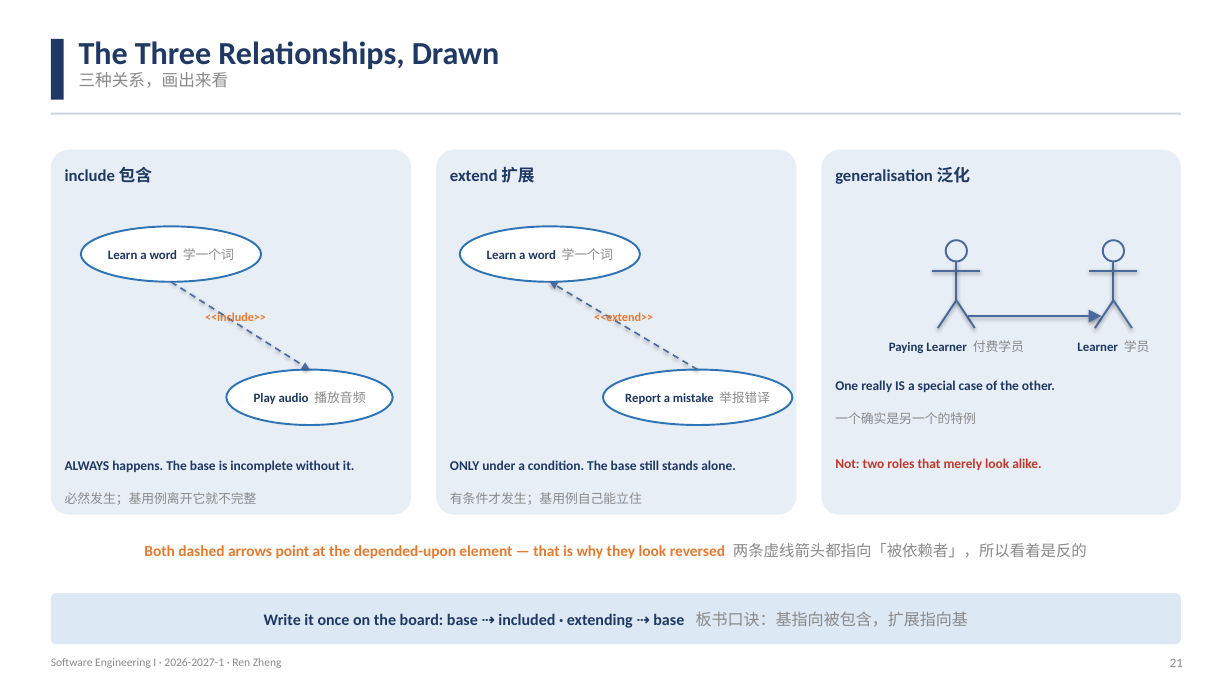
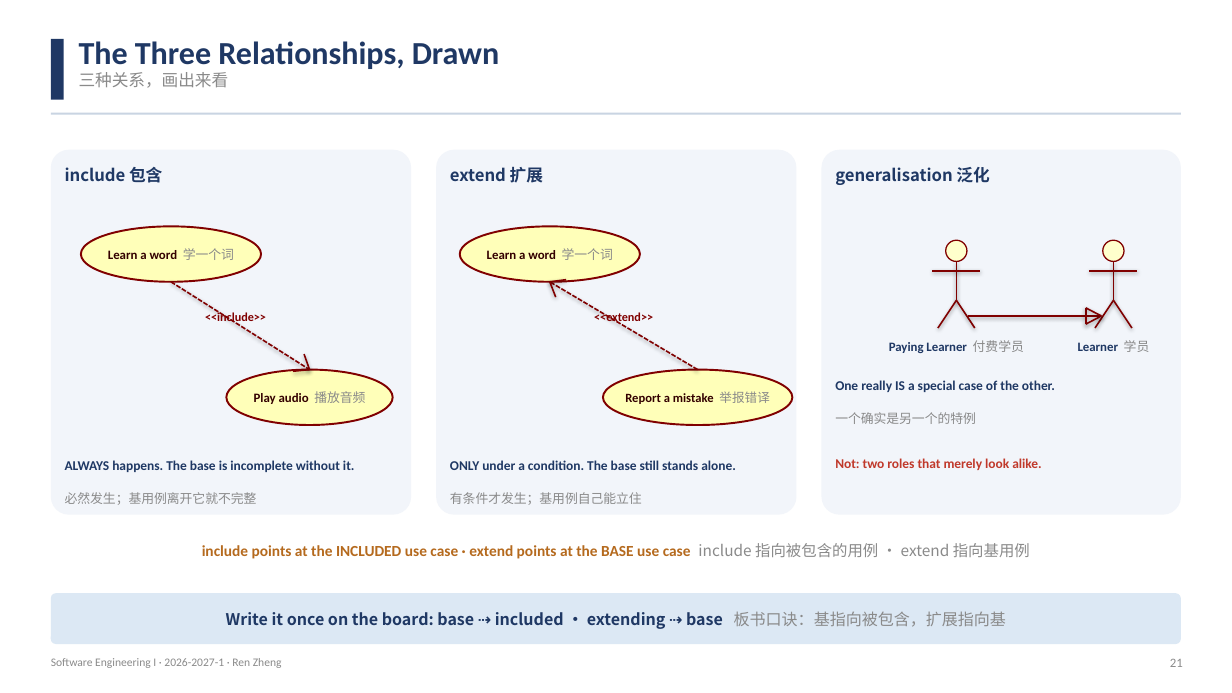
Before and after one commit to klausren/software-engineering-course, a slide deck: slide 21 of 01-slides/W07-Requirements-Modeling-Use-Case.pptx. Drawn at 1232x693 pixels with LibreOffice and Linux fonts; fonts in the diff are those of the drawing. Boxes give left, top, right and bottom in pixels: in the first picture for what was removed or moved away, otherwise in the second. Text is boxed around its words. In the diff, an @@ line names an element or a change of style, - is before the commit and + after.

Commit message:
fix: redraw the UML diagrams to proper UML notation
The first pass drew recognisable shapes but got the notation wrong, and a
student would have learned the wrong conventions from it. Compared against
the Chinese lecture decks (需求技术（1）/（2）) and the UML spec, five
things were wrong:

1. include/extend used a FILLED triangle arrowhead. UML dependencies use
   an OPEN arrowhead -- now drawn as a real V from two short segments.
2. Generalisation used a filled triangle. It must be a HOLLOW triangle.
   It is now drawn from three line segments, so the tip lands exactly on
   the target instead of drifting (rotating a preset shape rotates about
   its centre, not its tip).
3. Use cases were white with a blue outline. The classic rendering -- and
   the one in the Chinese decks -- is a lemon-yellow fill (#FFFFB9) with
   a dark-red outline (#800000), sampled from the actual pixels. Actors
   get a solid cream head rather than an empty circle.
4. The include arrow pointed the wrong way in the reference model. UML:
   include points from the BASE to the INCLUDED use case; extend points
   from the extending use case to the BASE. The slide text said "both
   arrows point at the depended-upon element", which is too vague to
   learn from -- it now names which end each one points at.
5. Every shape carried a theme drop shadow. `shadow.inherit = False`
   only writes an empty <a:effectLst/>, which LibreOffice does not
   honour; the <p:style> block with its effectRef has to be removed.

Also: the reference model is laid out one column per actor so the
association lines no longer cross the whole diagram, and the Bad UML
Clinic markers now sit on the element each defect actually belongs to,
numbered to match the list on the right.

All five decks re-verified: no empty pages, no footer collisions, no text
overlaps, no SafeHome/Daisy content, no personal data.

```diff
--- a/01-slides/W07-Requirements-Modeling-Use-Case.pptx
+++ b/01-slides/W07-Requirements-Modeling-Use-Case.pptx
@@ fill #E8EEF6 to #F2F5FA in 3 elements at (51, 150, 411, 515), (436, 150, 797, 515), (822, 150, 1181, 515) @@
@@ text "Learn a word 学一个词" at (108, 248, 234, 260): font Calibri to Noto Sans CJK SC in "学一个词"; text colour #1F3864 to #330000 in "Learn a word" @@
@@ text "Learn a word 学一个词" at (487, 248, 613, 260): font Calibri to Noto Sans CJK SC in "学一个词"; text colour #1F3864 to #330000 in "Learn a word" @@
@@ ellipse at (945, 240, 967, 262): fill none to #FFFFCC; outline #4A6A9E 1.5 pt to #800000 1 pt @@
@@ line (957, 262) - (957, 300): stroke #4A6A9E 1.5 pt to #800000 1.25 pt @@
@@ ellipse at (1104, 240, 1125, 262): fill none to #FFFFCC; outline #4A6A9E 1.5 pt to #800000 1 pt @@
@@ line (1114, 262) - (1114, 300): stroke #4A6A9E 1.5 pt to #800000 1.25 pt @@
@@ arrow (171, 282) - (310, 370): arrow to line; stroke #4A6A9E 1.25 pt dashed to #800000 1.25 pt dashed @@
@@ arrow (698, 370) - (550, 282): arrow to line; stroke #4A6A9E 1.25 pt dashed to #800000 1.25 pt dashed @@
@@ line added from (550, 282) to (567, 280), #800000 1.25 pt @@
@@ line added from (550, 282) to (555, 298), #800000 1.25 pt @@
@@ line (933, 271) - (981, 271): stroke #4A6A9E 1.5 pt to #800000 1.25 pt @@
@@ line (1090, 271) - (1138, 271): stroke #4A6A9E 1.5 pt to #800000 1.25 pt @@
@@ text "<<include>>" at (205, 311, 266, 325): text colour #E87A2E to #800000 @@
@@ text "<<extend>>" at (594, 311, 653, 325): text colour #E87A2E to #800000 @@
@@ line (957, 300) - (938, 328): stroke #4A6A9E 1.5 pt to #800000 1.25 pt @@
@@ line (957, 300) - (975, 328): stroke #4A6A9E 1.5 pt to #800000 1.25 pt @@
@@ arrow (969, 316) - (1102, 316): arrow to line; stroke #4A6A9E 1.25 pt to #800000 1.25 pt @@
@@ line added from (1102, 316) to (1086, 324), #800000 1.25 pt @@
@@ line added from (1086, 324) to (1086, 308), #800000 1.25 pt @@
@@ line added from (1086, 308) to (1102, 316), #800000 1.25 pt @@
@@ line (1114, 300) - (1095, 328): stroke #4A6A9E 1.5 pt to #800000 1.25 pt @@
@@ line (1114, 300) - (1132, 328): stroke #4A6A9E 1.5 pt to #800000 1.25 pt @@
@@ line added from (310, 370) to (304, 354), #800000 1.25 pt @@
@@ text "Paying Learner 付费学员" at (889, 340, 1024, 353): font Calibri to Noto Sans CJK SC in "付费学员" @@
@@ text "Learner 学员" at (1078, 340, 1150, 352): font Calibri to Noto Sans CJK SC in "学员" @@
@@ text "Play audio 播放音频" at (254, 391, 365, 404): font Calibri to Noto Sans CJK SC in "播放音频"; text colour #1F3864 to #330000 in "Play audio" @@
@@ line added from (310, 370) to (293, 372), #800000 1.25 pt @@
@@ fill #FFFFFF to #FFFFB9; outline #2E74B5 1.5 pt to #800000 1.5 pt in 4 elements at (81, 226, 262, 282), (226, 370, 393, 425), (459, 226, 640, 282), (604, 370, 793, 425) @@
@@ text "Report a mistake 举报错译" at (625, 391, 769, 404): font Calibri to Noto Sans CJK SC in "举报错译"; text colour #1F3864 to #330000 in "Report a mistake" @@
@@ text at (202, 543, 1030, 559): text changed; text colour #E87A2E to #B56A1E @@
-Both dashed arrows point at the depended-upon element — that is why they look reversed 两条虚线箭头都指向「被依赖者」，所以看着是反的
+include points at the INCLUDED use case · extend points at the BASE use case include 指向被包含的用例 · extend 指向基用例
@@ font Calibri to Noto Sans CJK SC in 6 elements at (65, 167, 162, 183), (65, 492, 257, 505), (450, 167, 543, 183), (450, 492, 642, 505), (835, 167, 989, 185), (226, 611, 1006, 629) @@
```
Also in this commit, not shown: 8 other slides changed, 2 other files.
